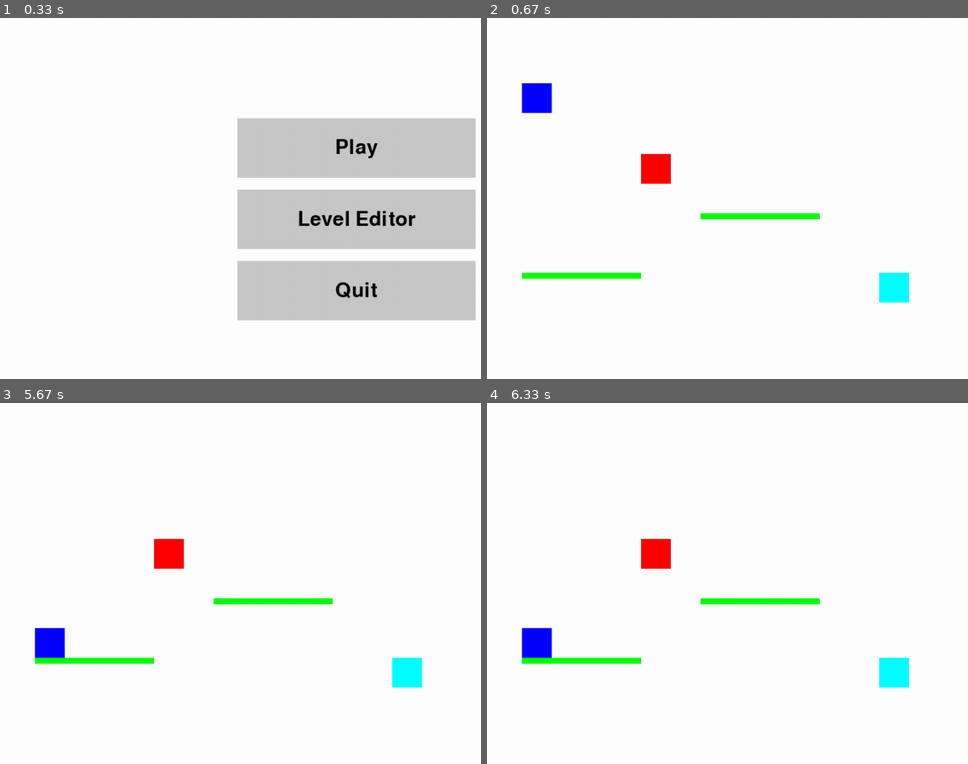
Above: before the commit, frames 1-4 (two rows, left to right).
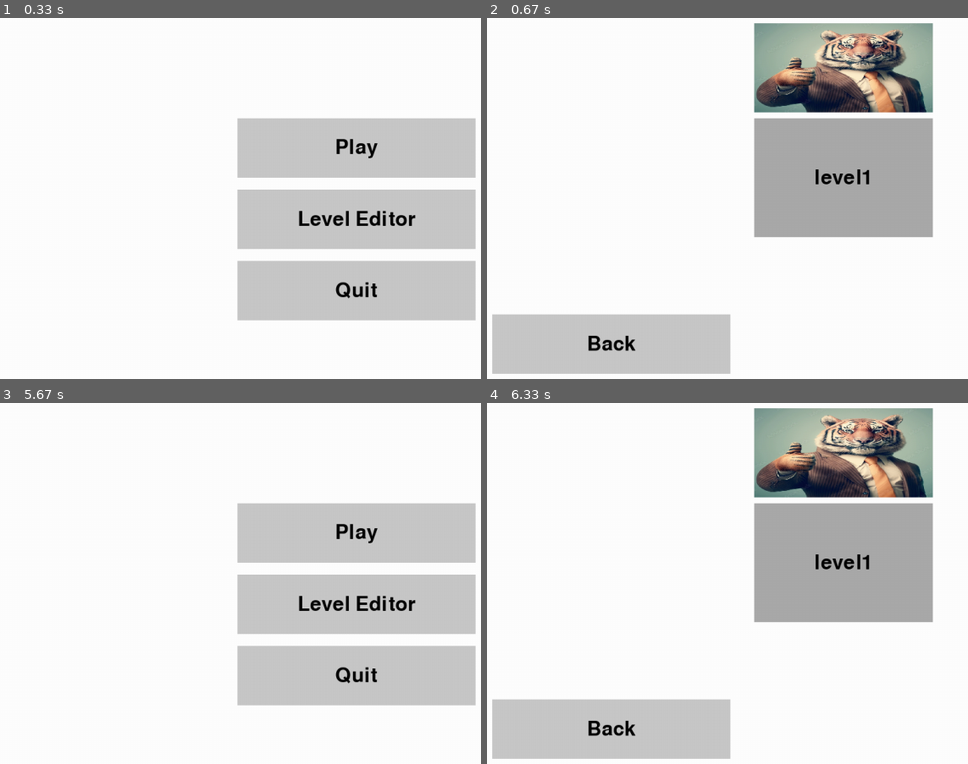
Above: after the commit, the same moments.

Repository: Kaweciak/SL_Game
Game: pygame game, started from game.py
Same seed, same stepped clock (60 frames per second), same inputs: the game is played once before the commit and once after it.
Inputs (mouse positions are in pixels of both pictures, inside the frame that each line leads up to):
- Up to frame 1 (0.33 s): no input
- Up to frame 2 (0.67 s): click "Play" at 0.38 s
- Up to frame 3 (5.67 s): click (355, 561) at 0.72 s, where only the run after the commit has a clickable "level1"; hold Right 1-1.47 s; move the mouse to (outside the picture) at 1.03 s; hold Up 1.5-1.8 s; hold Right 1.83-2.3 s; hold Left 2.33-2.87 s; click (355, 634) at 2.95 s; click (442, 612) at 3.28 s; click (158, 417) at 3.62 s; click (365, 619) at 3.95 s; click (331, 500) at 4.28 s; click "Play" at 5.05 s; click (125, 727) at 5.38 s, where only the run after the commit has a clickable "Back"
- Up to frame 4 (6.33 s): click (842, 532) at 6.25 s, where only the run after the commit has a clickable "Play"

Frame 1 is identical in both runs. In frame 2, 32% of the frame differs, in the area x 1-93%, y 1-99%; in frame 3, 26%; in frame 4, 32%.

Commit message:
Added a level selector

Diff:
--- /dev/null
+++ b/LevelSelector.py
@@ -0,0 +1,77 @@
+import pygame
+import os
+import sys
+import game
+from constants import *
+
+pygame.init()
+
+# Screen dimensions must be initialized after video
+WIDTH = pygame.display.Info().current_w
+HEIGHT = pygame.display.Info().current_h
+
+screen = pygame.display.set_mode((WIDTH, HEIGHT), pygame.FULLSCREEN)
+pygame.display.set_caption("Level Selector")
+
+font = pygame.font.Font(None, FONT_SIZE)
+button_font = pygame.font.Font(None, BUTTON_FONT_SIZE)
+
+def draw_button(screen, text, rect, is_hovered):
+    color = HIGHLIGHT_GRAY if is_hovered else GRAY
+    pygame.draw.rect(screen, color, rect)
+    label = button_font.render(text, True, BLACK)
+    screen.blit(label, (rect.x + (rect.width - label.get_width()) // 2,
+                        rect.y + (rect.height - label.get_height()) // 2))
+
+def level_selector(main_menu_callback):
+    clock = pygame.time.Clock()
+
+    levels = []
+    level_directory = 'levels'
+    for file in os.listdir(level_directory):
+        if file.endswith('.json'):
+            level_name = os.path.splitext(file)[0]
+            image_path = os.path.join(level_directory, f'{level_name}.png')
+            if os.path.exists(image_path):
+                levels.append((level_name, image_path))
+
+    back_button = pygame.Rect(50, HEIGHT - BUTTON_HEIGHT - 50, BUTTON_WIDTH, BUTTON_HEIGHT)
+    level_buttons = []
+
+    for idx, (level_name, image_path) in enumerate(levels):
+        x = (WIDTH - LEVEL_BUTTON_WIDTH) // 2
+        y = (HEIGHT // 3) + idx * (LEVEL_BUTTON_HEIGHT + 20)
+        rect = pygame.Rect(x, y, LEVEL_BUTTON_WIDTH, LEVEL_BUTTON_HEIGHT)
+        level_buttons.append((rect, level_name, image_path))
+
+    while True:
+        screen.fill(WHITE)
+
+        mouse_pos = pygame.mouse.get_pos()
+
+        for rect, level_name, image_path in level_buttons:
+            is_hovered = rect.collidepoint(mouse_pos)
+            draw_button(screen, level_name, rect, is_hovered)
+            level_image = pygame.image.load(image_path)
+            level_image = pygame.transform.scale(level_image, LEVEL_IMAGE_SIZE)
+            screen.blit(level_image, (rect.x, rect.y - LEVEL_IMAGE_SIZE[1] - 10))
+
+        draw_button(screen, "Back", back_button, back_button.collidepoint(mouse_pos))
+
+        for event in pygame.event.get():
+            if event.type == pygame.QUIT:
+                pygame.quit()
+                sys.exit()
+            elif event.type == pygame.MOUSEBUTTONDOWN:
+                if back_button.collidepoint(event.pos):
+                    main_menu_callback()
+                    return
+                for rect, level_name, image_path in level_buttons:
+                    if rect.collidepoint(event.pos):
+                        level_path = os.path.join(level_directory, f'{level_name}.json')
+                        with open(level_path, 'r') as file:
+                            level_json = file.read()
+                        game.Game(main_menu_callback, level_json).run()
+
+        pygame.display.flip()
+        clock.tick(60)
--- a/MainMenu.py
+++ b/MainMenu.py
@@ -1,21 +1,19 @@
 import pygame
 import sys
-import game
+import LevelSelector
+from constants import *
 
 pygame.init()
 
-WHITE = (255, 255, 255)
-BLACK = (0, 0, 0)
-GRAY = (200, 200, 200)
-HIGHLIGHT_GRAY = (170, 170, 170)
-WIDTH, HEIGHT = pygame.display.Info().current_w, pygame.display.Info().current_h
-BUTTON_WIDTH, BUTTON_HEIGHT = 400, 100
+# Screen dimensions must be initialized after video
+WIDTH = pygame.display.Info().current_w
+HEIGHT = pygame.display.Info().current_h
 
 screen = pygame.display.set_mode((WIDTH, HEIGHT), pygame.FULLSCREEN)
 pygame.display.set_caption("Main Menu")
 
-font = pygame.font.Font(None, 74)
-button_font = pygame.font.Font(None, 50)
+font = pygame.font.Font(None, FONT_SIZE)
+button_font = pygame.font.Font(None, BUTTON_FONT_SIZE)
 
 def draw_button(screen, text, rect, is_hovered):
     color = HIGHLIGHT_GRAY if is_hovered else GRAY
@@ -23,7 +21,6 @@
     label = button_font.render(text, True, BLACK)
     screen.blit(label, (rect.x + (rect.width - label.get_width()) // 2,
                         rect.y + (rect.height - label.get_height()) // 2))
-
 
 def main_menu():
     clock = pygame.time.Clock()
@@ -47,7 +44,7 @@
                 sys.exit()
             elif event.type == pygame.MOUSEBUTTONDOWN:
                 if play_button.collidepoint(event.pos):
-                    game.Game(main_menu).run()
+                    LevelSelector.level_selector(main_menu)
                 elif editor_button.collidepoint(event.pos):
                     print("Level Editor button pressed")
                 elif quit_button.collidepoint(event.pos):
--- /dev/null
+++ b/constants.py
@@ -0,0 +1,14 @@
+WHITE = (255, 255, 255)
+BLACK = (0, 0, 0)
+GRAY = (200, 200, 200)
+HIGHLIGHT_GRAY = (170, 170, 170)
+
+BUTTON_WIDTH = 400
+BUTTON_HEIGHT = 100
+LEVEL_BUTTON_WIDTH = 300
+LEVEL_BUTTON_HEIGHT = 200
+
+LEVEL_IMAGE_SIZE = (300, 150)
+
+FONT_SIZE = 74
+BUTTON_FONT_SIZE = 50
--- a/entities.py
+++ b/entities.py
@@ -128,18 +128,18 @@
         }
 
     @classmethod
-    def from_dict(cls, data):
+    def from_dict(self, data):
         start_point = data["start_point"]
         finish_data = data["finish_point"]
         finish_point = FinishPoint(finish_data["x"], finish_data["y"], finish_data["width"], finish_data["height"])
         platforms = [Platform(p["x"], p["y"], p["width"], p["height"]) for p in data["platforms"]]
         obstacles = [Obstacle(o["x"], o["y"], o["width"], o["height"]) for o in data["obstacles"]]
-        return cls(start_point, finish_point, platforms, obstacles)
+        return self(start_point, finish_point, platforms, obstacles)
 
     def to_json(self):
         return json.dumps(self.to_dict(), indent=4, sort_keys=True)
 
     @classmethod
-    def from_json(cls, json_str):
+    def from_json(self, json_str):
         data = json.loads(json_str)
-        return cls.from_dict(data)
+        return self.from_dict(data)
--- a/game.py
+++ b/game.py
@@ -27,14 +27,6 @@
         self.start_point = (100, 100)
         self.finish_point = FinishPoint(700, 500, 50, 50)
         level = Level(self.start_point, self.finish_point, self.platforms, self.obstacles)
-        level_json = level.to_json()
-
-        # Ensure the levels directory exists
-        os.makedirs('levels', exist_ok=True)
-
-        # Save the level to a JSON file
-        with open('levels/level1.json', 'w') as file:
-            file.write(level_json)
 
     def reset_level(self):
         self.player.set_spawn_point(self.player.spawn_point.x, self.player.spawn_point.y)
Binary file added: Levels/level1.png
Not shown, changed: ProjektJS.pyproj
